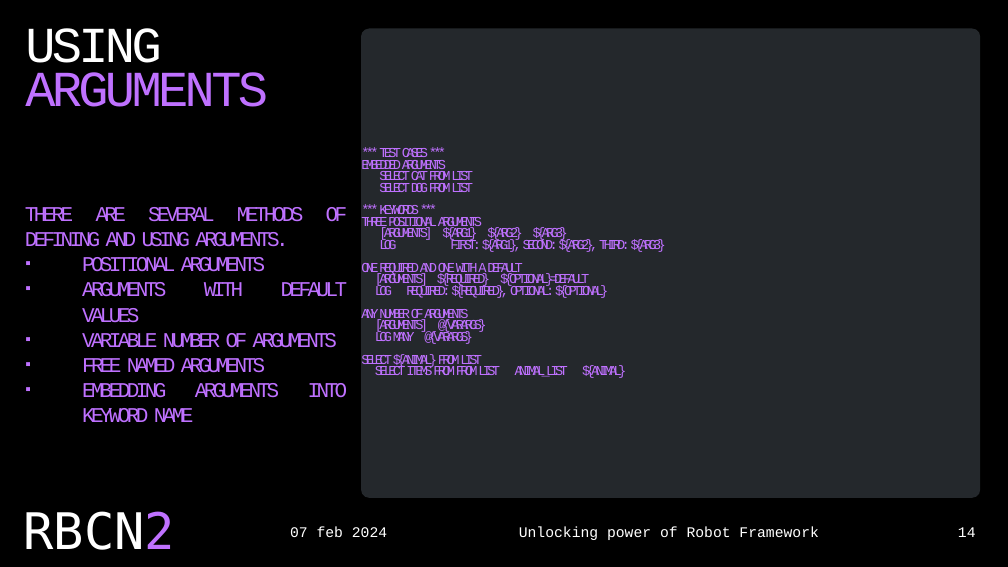
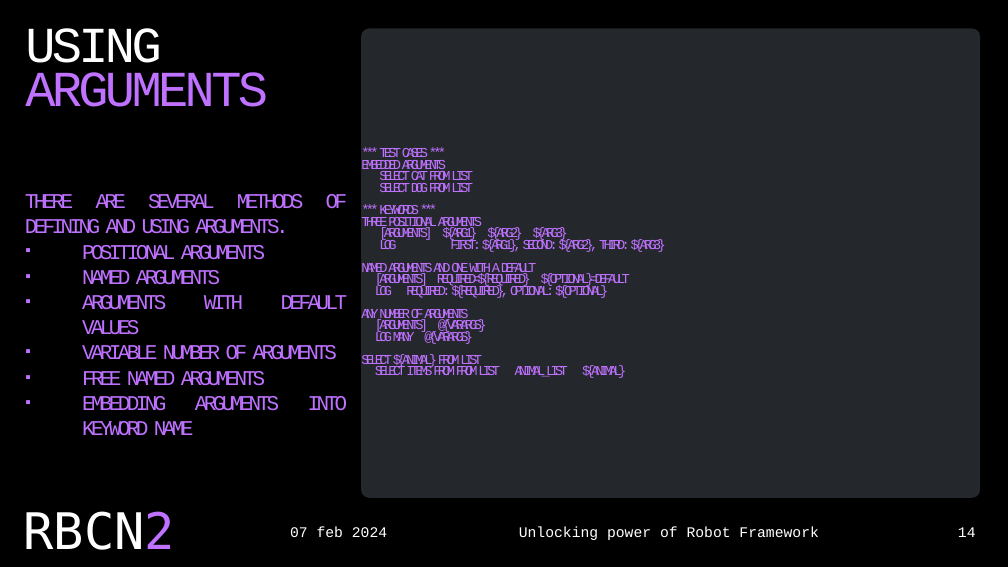
Before and after one commit to czyrski/robocon2024_unlocking_power, a slide deck: slide 14 of unlocking_power_of_robot_framework.pptx. Drawn at 1008x567 pixels with LibreOffice and Linux fonts; fonts in the diff are those of the drawing. Boxes give left, top, right and bottom in pixels: in the first picture for what was removed or moved away, otherwise in the second. Text is boxed around its words. In the diff, an @@ line names an element or a change of style, - is before the commit and + after.

```diff
--- a/unlocking_power_of_robot_framework.pptx
+++ b/unlocking_power_of_robot_framework.pptx
@@ text at box(361, 262, 630, 287): text changed @@
-ONE REQUIRED AND ONE WITH A DEFAULT
-[ARGUMENTS] ${REQUIRED} ${OPTIONAL}=DEFAULT
+NAMED ARGUMENTS AND ONE WITH A DEFAULT
+[ARGUMENTS] REQUIRED=${REQUIRED} ${OPTIONAL}=DEFAULT
@@ text at box(82, 270, 220, 285): paragraph added @@
+▪ NAMED ARGUMENTS
```
Also in this commit, not shown: 6 other slides changed.
